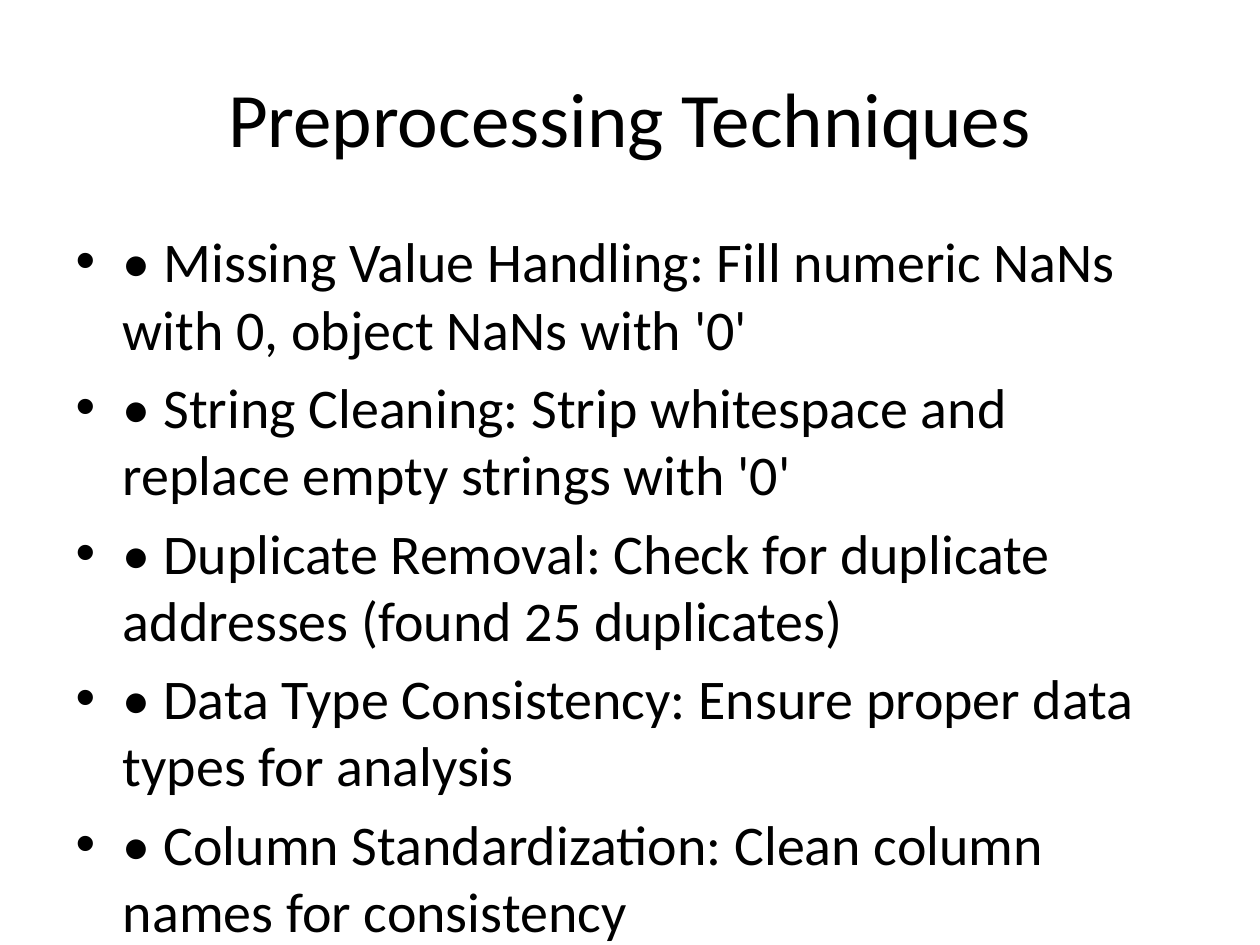
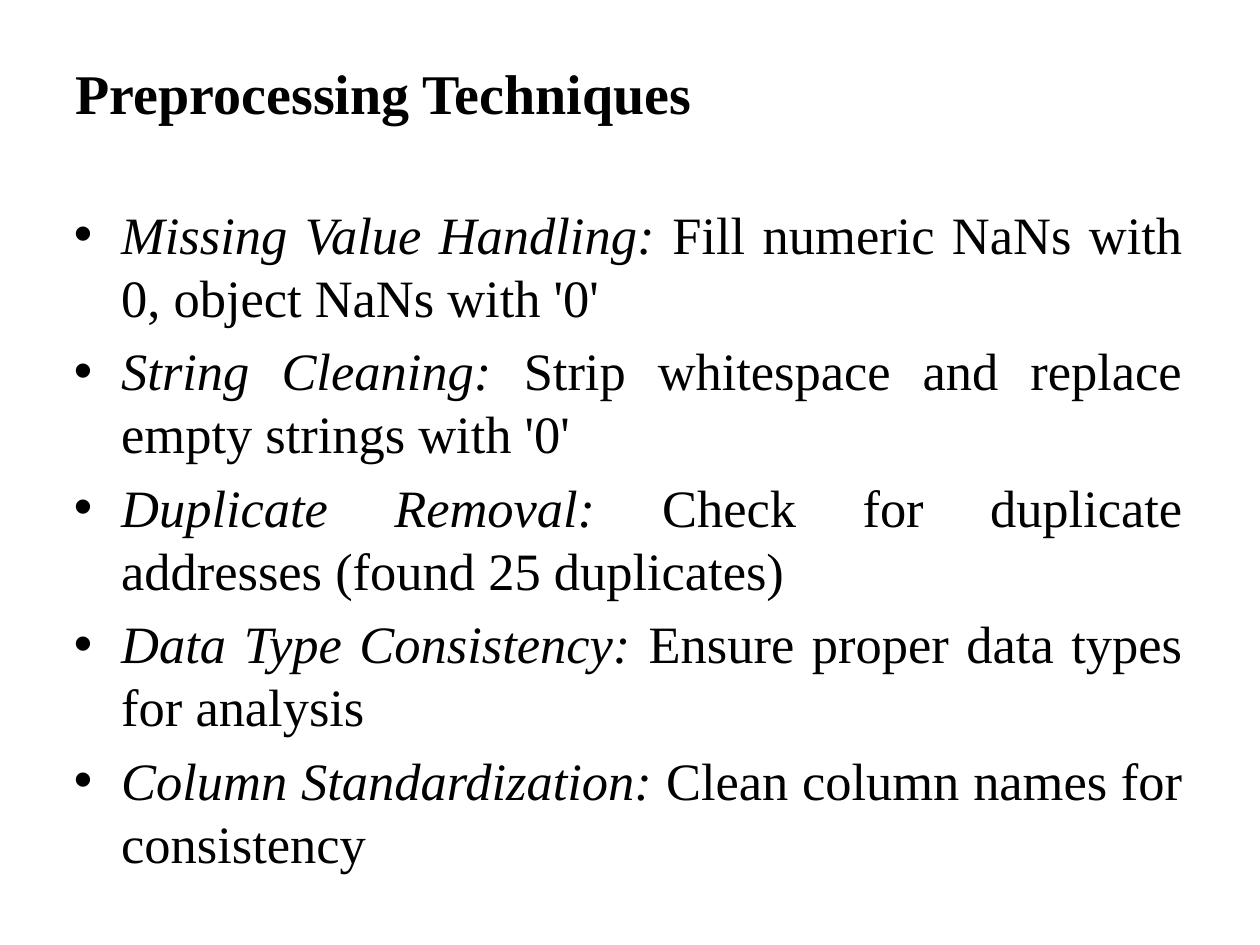
Before and after one commit to AhmadFarazWeb3Developer/Ethereum-Fraud-Detection-Using-AI, a slide deck: slide 7 of Assignment_01/Assignment_01_Presentation.pptx (slide 6 before the commit). Drawn at 1260x945 pixels with LibreOffice and Linux fonts; fonts in the diff are those of the drawing. Boxes give left, top, right and bottom in pixels: in the first picture for what was removed or moved away, otherwise in the second. Text is boxed around its words. In the diff, an @@ line names an element or a change of style, - is before the commit and + after.

```diff
--- a/Assignment_01/Assignment_01_Presentation.pptx
+++ b/Assignment_01/Assignment_01_Presentation.pptx
@@ title "Preprocessing Techniques": place and size @@
-title "Preprocessing Techniques" at (228,93,1030,161)
+title "Preprocessing Techniques" at (76,75,691,124)
@@ title "Preprocessing Techniques" at (76,75,691,124): size 44 to 32 pt, font Calibri to Times New Roman, bold on; alignment centre to left @@
@@ text at (121,217,1182,874): text changed; size 32 to 30 pt; font Calibri to Times New Roman @@
-• • Missing Value Handling: Fill numeric NaNs with 0, object NaNs with '0'
-• • String Cleaning: Strip whitespace and replace empty strings with '0'
-• • Duplicate Removal: Check for duplicate addresses (found 25 duplicates)
-• • Data Type Consistency: Ensure proper data types for analysis
-• • Column Standardization: Clean column names for consistency
+• Missing Value Handling: Fill numeric NaNs with 0, object NaNs with '0'
+• String Cleaning: Strip whitespace and replace empty strings with '0'
+• Duplicate Removal: Check for duplicate addresses (found 25 duplicates)
+• Data Type Consistency: Ensure proper data types for analysis
+• Column Standardization: Clean column names for consistency
```
Also in this commit, not shown: 11 other slides changed, 1 slide added, 24 other files.
